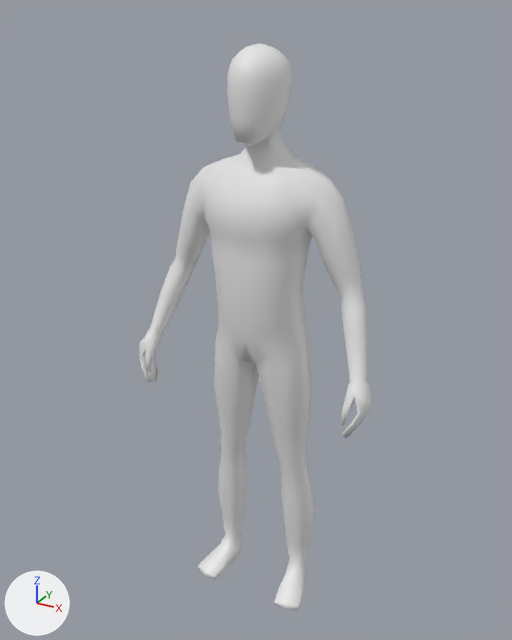
An edit to the FBX model Assets/Entities/Characters/Player/Player.fbx, drawn before and after from the same camera.
Before and after are seen from a 50 mm lens placed at (0.946, -1.744, 1.862), pointed at (-0.028, 0.028, 0.977). The axes (+X, +Y, +Z) are drawn at lower left. The lights are the same throughout.

The older version as bpy lines, for what is in view:
```python
me_cube_001 = bpy.data.meshes.new('Cube.001')
me_cube_001.from_pydata(...)  # 696 vertices, 694 faces; spans x -0.39..0.39, y -0.14..0.13, z 0.0..1.78
me_cube_001.materials.append(mat_material)  # white #e7e7e7
ob_cube = bpy.data.objects.new('Cube', me_cube_001)
ob_cube.location = (0.0, 0.0, -0.003)
```
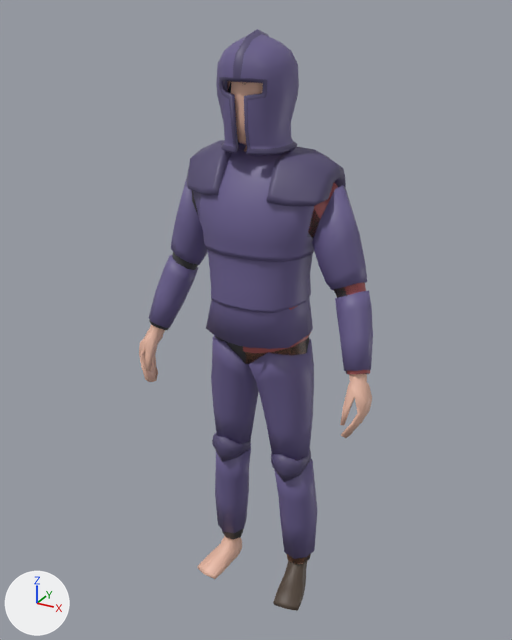
Boxes (x1, y1, x2, y2) around the edits, measured in the pictures (512 x 640 px):
'Cube', recoloured (white to beige)
    both: (139, 43, 372, 610)
'Platebody', added (blue)
    after: (149, 140, 373, 374)
    faces in mat_metal (blue #6b6090): (149, 143, 373, 371)
    faces in mat_metal_dark (dark blue #564d74): (186, 140, 346, 237)
    faces in mat_underclothes (black #414141): (149, 190, 359, 374)
'Platelegs', added (blue)
    after: (211, 335, 317, 564)
    faces in mat_metal (blue #6b6090): (211, 335, 317, 559)
    faces in mat_metal_dark (dark blue #564d74): (212, 433, 311, 482)
    faces in mat_underclothes (black #414141): (215, 336, 310, 564)
'Helmet', added (blue)
    after: (216, 29, 299, 156)
    faces in mat_metal (blue #6b6090): (216, 34, 299, 149)
    faces in mat_metal_dark (dark blue #564d74): (219, 29, 297, 156)
'Shoes', added (brown)
    after: (273, 561, 307, 611)
'Shirt', added (brown)
    after: (243, 181, 370, 374)
'Pants', added
    after: (245, 343, 311, 564)
'Hair', added
    after: (227, 81, 247, 93)

The change, as a list of edits to the scene's bpy script:
```text
Change me_cube_001:
    where me_cube_001.from_pydata(...)  # 696 vertices, 694 faces; spans x -0.39..0.39, y -0.14..0.13, z 0.0..1.78
    remove me_cube_001.materials.append(mat_material)  # white #e7e7e7
    add me_cube_001.materials.append(mat_skin)  # beige #e7b8a3
Add ob_shoes:
    ob_shoes = bpy.data.objects.new('Shoes', me_cube_010)  # 49 vertices, 44 faces; spans x 0.097..0.204, y -0.116..0.079, z 0.002..0.091; in mat_shoe (brown #53453a)
    ob_shoes.location = (0.0, 0.0, -0.003)
Add ob_shirt:
    ob_shirt = bpy.data.objects.new('Shirt', me_cube_009)  # 134 vertices, 116 faces; spans x 0.0..0.376, y -0.121..0.129, z 0.906..1.511; in mat_shirt (brown #aa5456)
    ob_shirt.location = (0.0, 0.0, -0.003)
Add ob_pants:
    ob_pants = bpy.data.objects.new('Pants', me_cube_008)  # 118 vertices, 106 faces; spans x 0.0..0.192, y -0.101..0.115, z 0.101..1.002; in mat_pants (brown #8f6249)
    ob_pants.location = (0.0, 0.0, -0.003)
Add ob_hair:
    ob_hair = bpy.data.objects.new('Hair', me_cube_011)  # 66 vertices, 56 faces; spans x -0.089..0.085, y -0.103..0.096, z 1.605..1.786; in mat_hair (black #2b261e)
    ob_hair.location = (0.0, 0.0, -0.003)
Add ob_platelegs:
    ob_platelegs = bpy.data.objects.new('Platelegs', me_cube_006)  # 472 vertices, 386 faces; spans x -0.195..0.195, y -0.119..0.097, z -0.506..0.396; in mat_metal (blue #6b6090), mat_metal_dark (dark purple #564d73), mat_underclothes (black #414141), mat_black (black #1b1b1b)
    ob_platelegs.location = (0.0, 0.018, 0.604)
Add ob_platebody:
    ob_platebody = bpy.data.objects.new('Platebody', me_cube_005)  # 674 vertices, 610 faces; spans x -0.377..0.377, y -0.145..0.148, z -0.32..0.295; in mat_metal (blue #6b6090), mat_metal_dark (dark purple #564d73), mat_underclothes (black #414141), mat_black (black #1b1b1b)
    ob_platebody.location = (0.0, 0.01, 1.223)
Add ob_helmet:
    ob_helmet = bpy.data.objects.new('Helmet', me_cube_012)  # 392 vertices, 390 faces; spans x -0.106..0.106, y -0.127..0.12, z -0.156..0.149; in mat_metal (blue #6b6090), mat_metal_dark (dark purple #564d73)
    ob_helmet.location = (0.0, -0.006, 1.665)
```
